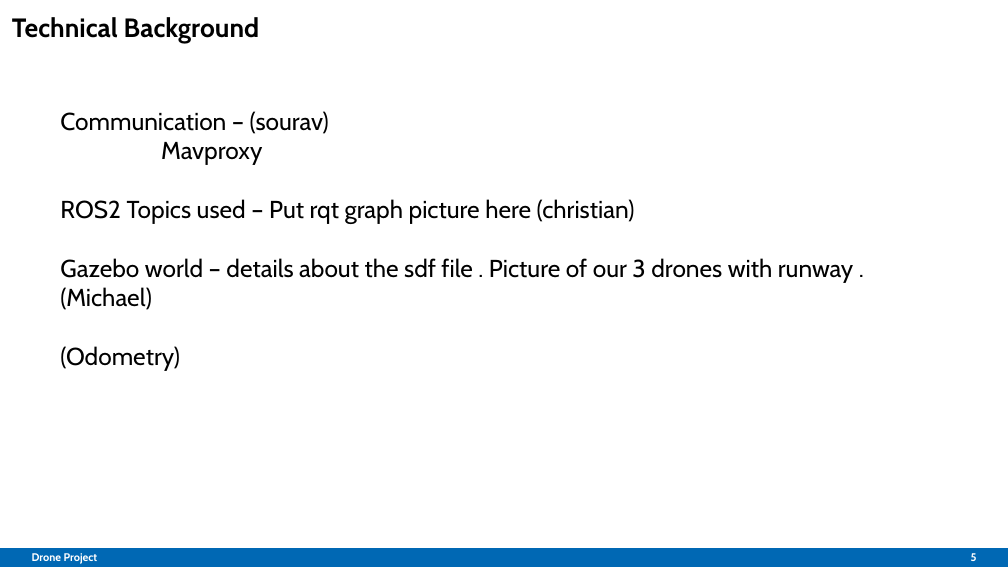
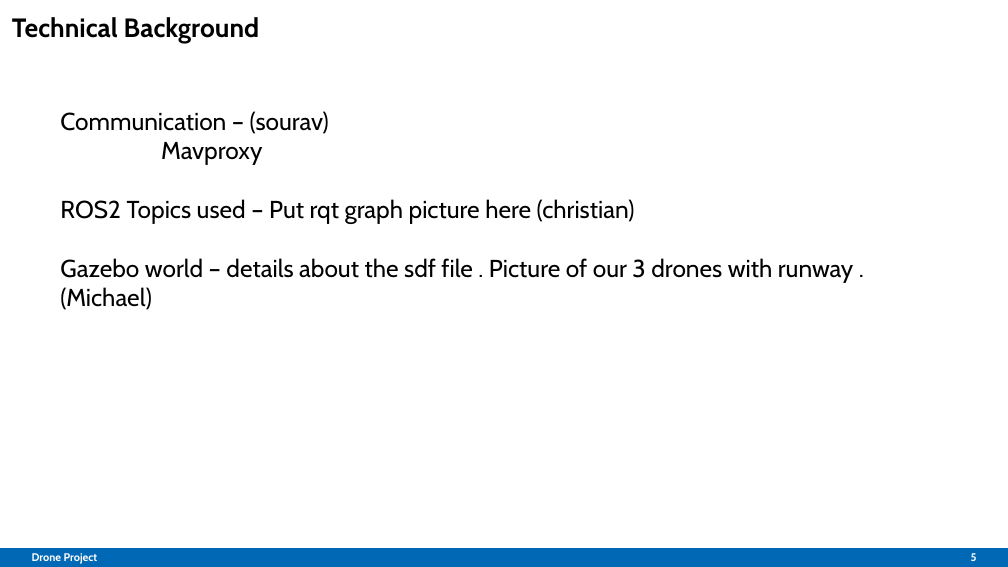
Before and after one commit to Belvin7/Drone_Project_personal-, a slide deck: slide 5 of AMS_Intermediate_Presentation.odp. Drawn at 1008x567 pixels with LibreOffice and Linux fonts; fonts in the diff are those of the drawing; background and template pictures are left out. Boxes give left, top, right and bottom in pixels: in the first picture for what was removed or moved away, otherwise in the second. Text is boxed around its words. In the diff, an @@ line names an element or a change of style, - is before the commit and + after.

Commit message:
Updated Intermediate presentaion -test

```diff
--- a/AMS_Intermediate_Presentation.odp
+++ b/AMS_Intermediate_Presentation.odp
@@ text at (x1=60, y1=346, x2=180, y2=371): paragraph removed @@
-(Odometry)
```
